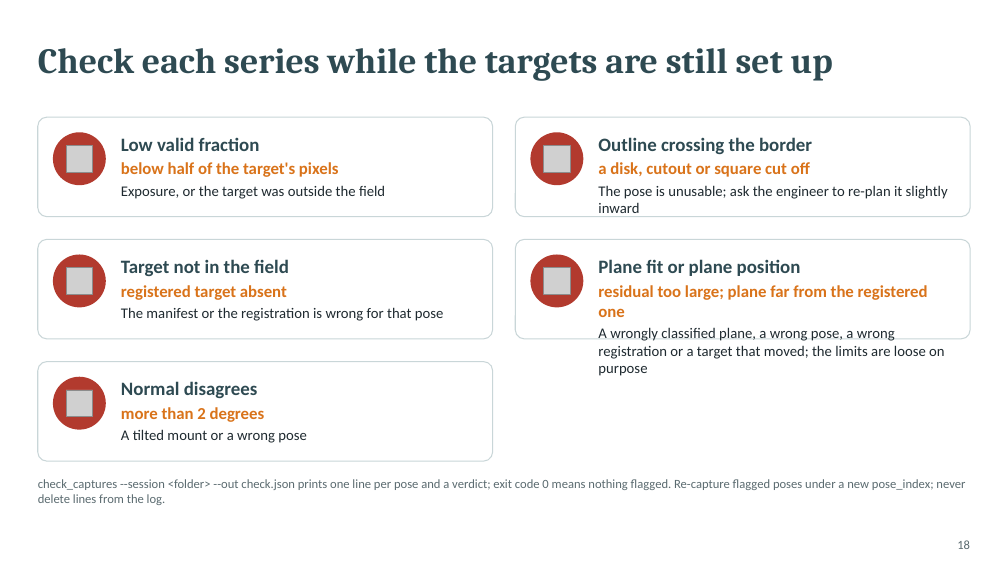
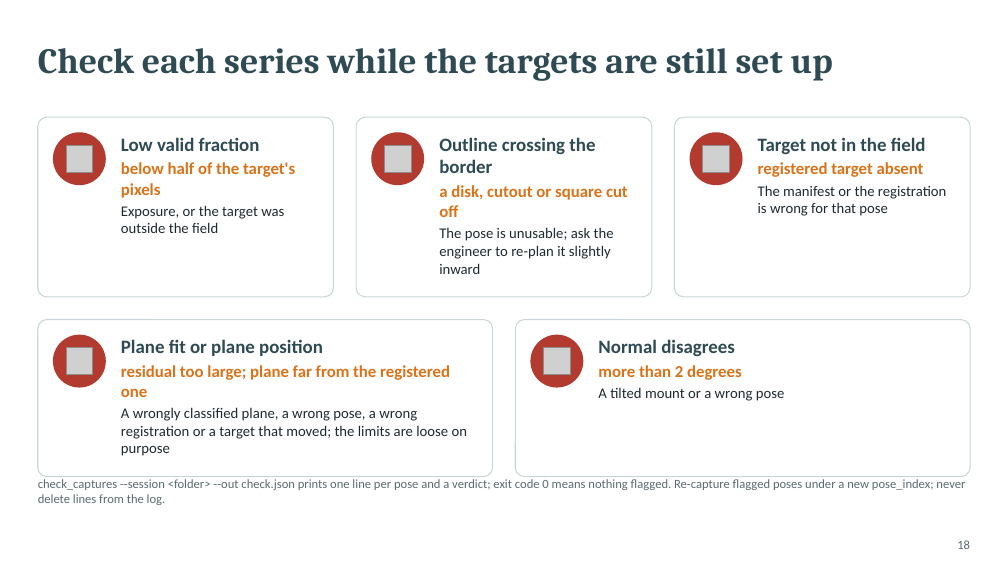
Before and after one commit to glibertyreach/sensor_performance_estimation, a slide deck: slide 18 of docs/presentations/vsx3000_test_procedure.pptx. Drawn at 1008x567 pixels with LibreOffice and Linux fonts; fonts in the diff are those of the drawing; grey boxes stand for pictures. Boxes give left, top, right and bottom in pixels: in the first picture for what was removed or moved away, otherwise in the second. Text is boxed around its words. In the diff, an @@ line names an element or a change of style, - is before the commit and + after.

```diff
--- a/docs/presentations/vsx3000_test_procedure.pptx
+++ b/docs/presentations/vsx3000_test_procedure.pptx
@@ rounded rectangle: place and size @@
-rounded rectangle at (38, 117, 493, 217)
+rounded rectangle at (38, 117, 333, 297)
@@ rounded rectangle: place and size @@
-rounded rectangle at (516, 117, 971, 217)
+rounded rectangle at (356, 117, 652, 297)
@@ proportions changed in 5 elements at (38, 117, 333, 297), (38, 320, 493, 477), (516, 320, 971, 477), (356, 117, 652, 297), (675, 117, 970, 297) @@
@@ rounded rectangle: place and size @@
-rounded rectangle at (38, 240, 493, 340)
+rounded rectangle at (675, 117, 970, 297)
@@ text "Low valid fraction" rewrapped from (121, 137, 385, 199) to (121, 137, 295, 233) @@
@@ ellipse: place and size @@
-ellipse at (531, 132, 584, 185)
+ellipse at (371, 132, 424, 185)
@@ picture: place and size @@
-picture at (544, 146, 570, 172)
+picture at (385, 146, 411, 172)
@@ text "Outline crossing the border" rewrapped from (598, 137, 948, 199) to (439, 137, 628, 274) @@
@@ ellipse: place and size @@
-ellipse at (53, 255, 106, 308)
+ellipse at (690, 132, 743, 185)
@@ picture: place and size @@
-picture at (67, 268, 93, 294)
+picture at (703, 146, 730, 172)
@@ text "Target not in the field" rewrapped from (121, 259, 444, 321) to (758, 137, 947, 216) @@
@@ rounded rectangle: place and size @@
-rounded rectangle at (516, 240, 971, 340)
+rounded rectangle at (38, 320, 493, 477)
@@ rounded rectangle: place and size @@
-rounded rectangle at (38, 361, 493, 461)
+rounded rectangle at (516, 320, 971, 477)
@@ ellipse: place and size @@
-ellipse at (531, 255, 584, 308)
+ellipse at (53, 335, 106, 388)
@@ picture: place and size @@
-picture at (544, 268, 570, 294)
+picture at (67, 348, 93, 374)
@@ text "Plane fit or plane position": place and size @@
-text "Plane fit or plane position" at (598, 259, 944, 376)
+text "Plane fit or plane position" at (121, 339, 467, 456)
@@ ellipse: place and size @@
-ellipse at (53, 377, 106, 430)
+ellipse at (531, 335, 584, 388)
@@ picture: place and size @@
-picture at (67, 390, 93, 417)
+picture at (544, 348, 570, 374)
@@ text "Normal disagrees": place and size @@
-text "Normal disagrees" at (121, 381, 307, 443)
+text "Normal disagrees" at (598, 339, 785, 401)
```
Also in this commit, not shown: 4 other slides changed, 18 other files.
